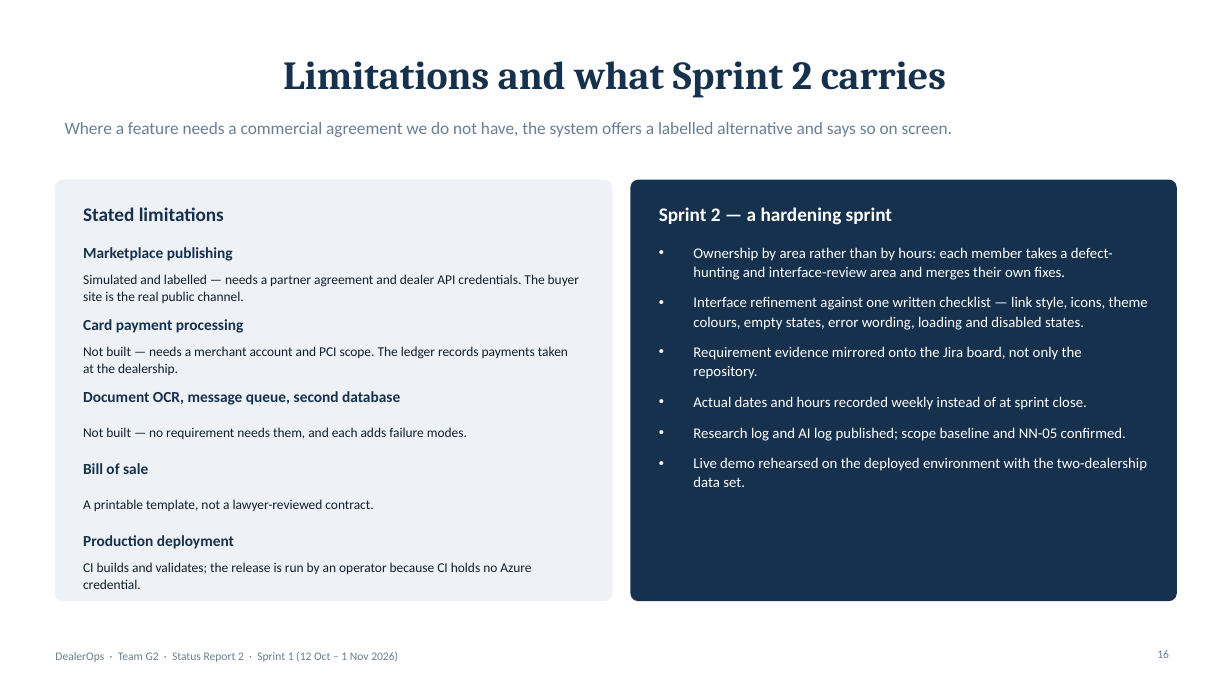
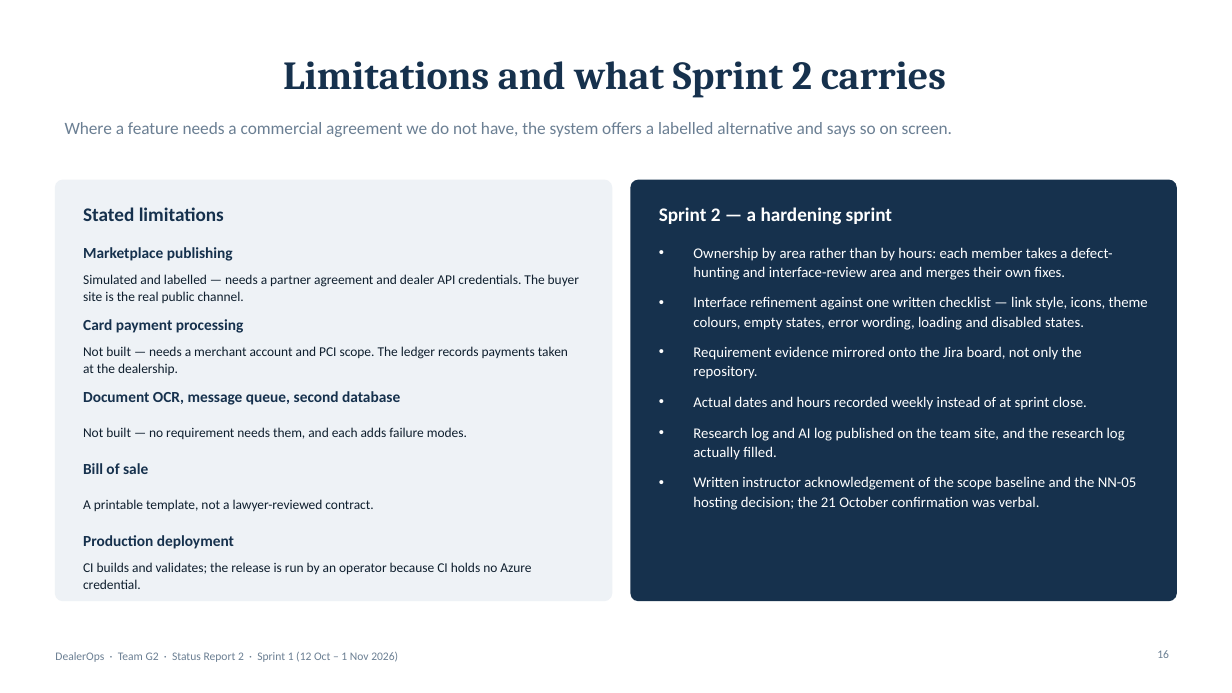
Before and after one commit to YUANDONG-YANG/DealerOps, a slide deck: slide 16 of project-plan/StatusReports2/DealerOps Status Report 2 - Sprint 1 - Group 2.pptx. Drawn at 1232x693 pixels with LibreOffice and Linux fonts; fonts in the diff are those of the drawing. Boxes give left, top, right and bottom in pixels: in the first picture for what was removed or moved away, otherwise in the second. Text is boxed around its words. In the diff, an @@ line names an element or a change of style, - is before the commit and + after.

```diff
--- a/project-plan/StatusReports2/DealerOps Status Report 2 - Sprint 1 - Group 2.pptx
+++ b/project-plan/StatusReports2/DealerOps Status Report 2 - Sprint 1 - Group 2.pptx
@@ text at box(693, 427, 1137, 510): text changed @@
-• Research log and AI log published; scope baseline and NN-05 confirmed.
-• Live demo rehearsed on the deployed environment with the two-dealership data set.
+• Research log and AI log published on the team site, and the research log actually filled.
+• Written instructor acknowledgement of the scope baseline and the NN-05 hosting decision; the 21 October confirmation was verbal.
```
Also in this commit, not shown: 2 other slides changed, 1 other file.
